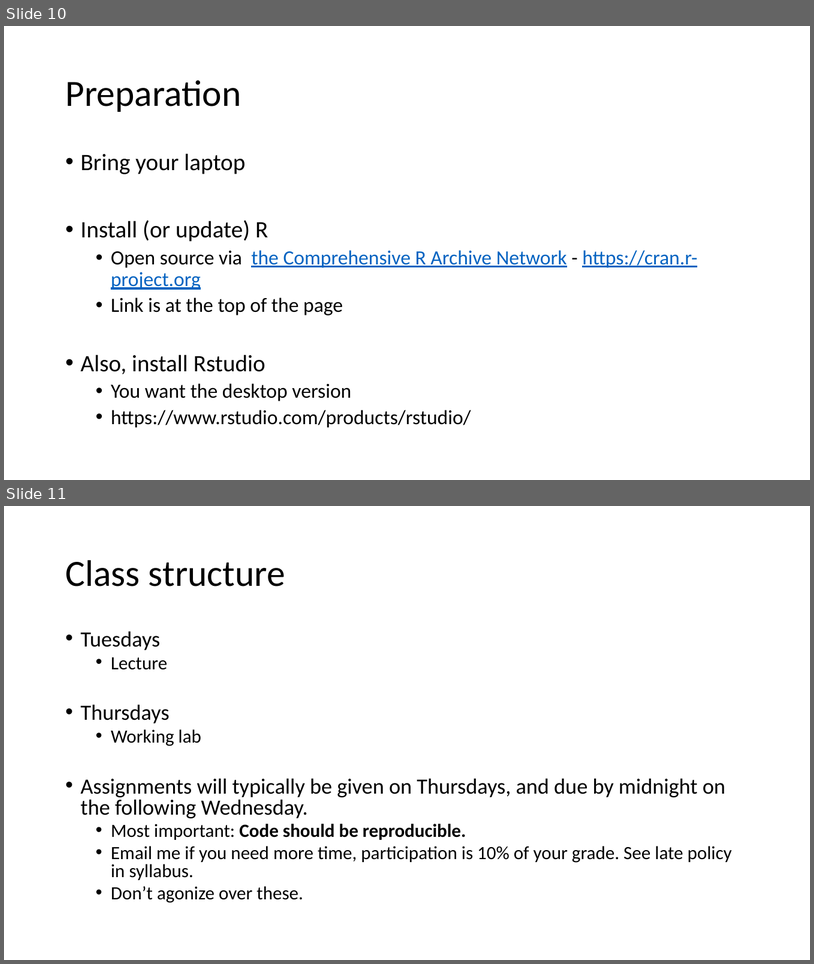
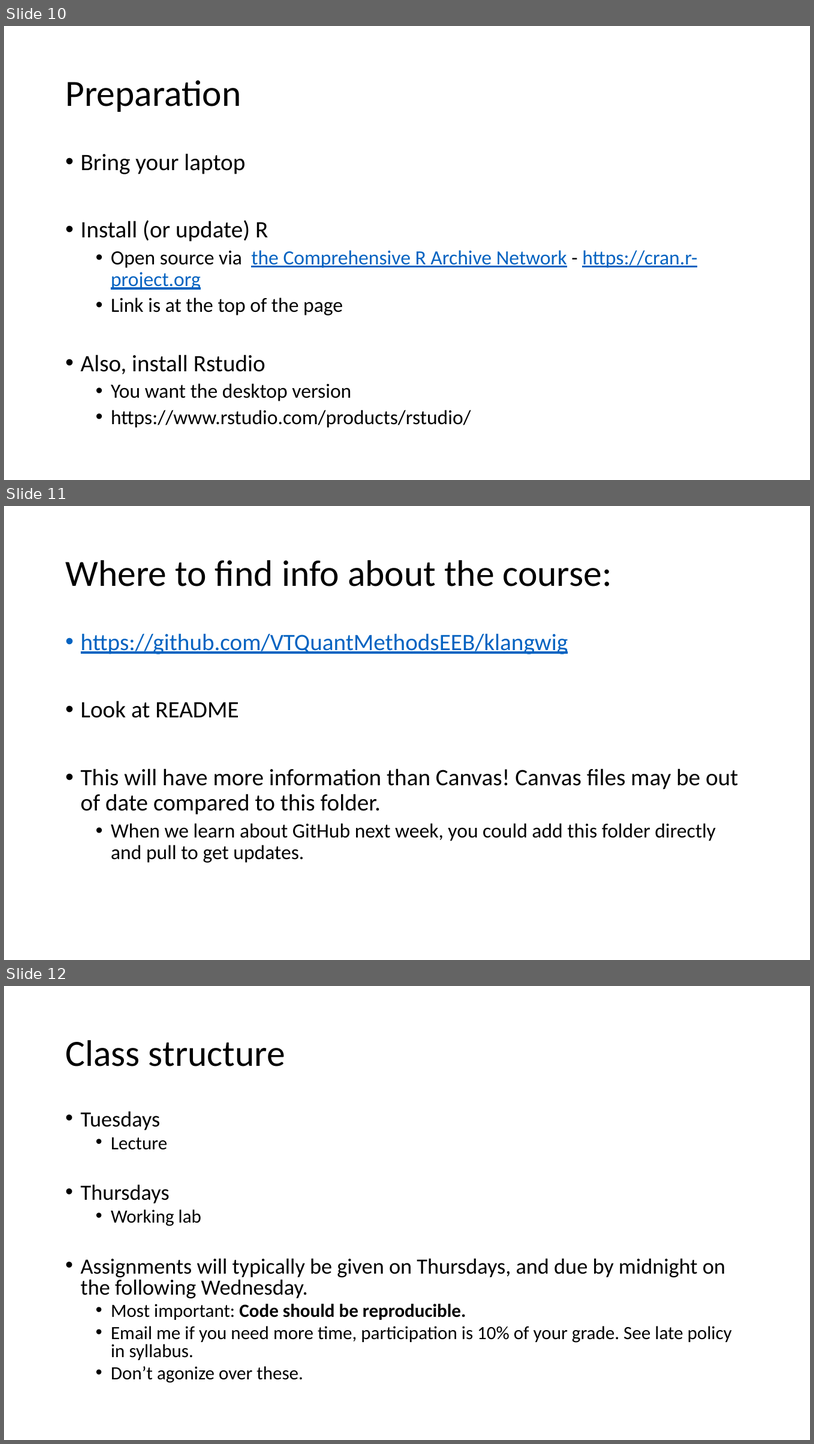
Before and after one commit to VTQuantMethodsEEB/klangwig, a slide deck: lectures/week_1_intro_to_R/le1_intro_to_R.pptx. Shown one above the other, each under a label of ours: slides 10 and 11 before the commit, slides 10, 11 and 12 after it. The pictures are 814x964 and 814x1444 pixels, drawn with LibreOffice and Linux fonts; fonts in the diff are those of the drawing. Boxes give left, top, right and bottom in pixels: in the first picture for what was removed or moved away, otherwise in the second. Text is boxed around its words. In the diff, an @@ line names an element or a change of style, - is before the commit and + after.

Commit message:
updated week 1

```diff
--- a/lectures/week_1_intro_to_R/le1_intro_to_R.pptx
+++ b/lectures/week_1_intro_to_R/le1_intro_to_R.pptx
@@ slide 11 added at <box>4,506,810,960</box>, background #FFFFFF @@
@@ title added at <box>65,560,612,586</box>, 44 pt, text #000000 @@
+Where to find info about the course:
@@ text added at <box>81,633,738,862</box>, 28 pt, text #000000 @@
+• https://github.com/VTQuantMethodsEEB/klangwig
+• Look at README
+• This will have more information than Canvas! Canvas files may be out of date compared to this folder.
+  • When we learn about GitHub next week, you could add this folder directly and pull to get updates.
@@ what was slide 11 is now slide 12 @@
```
